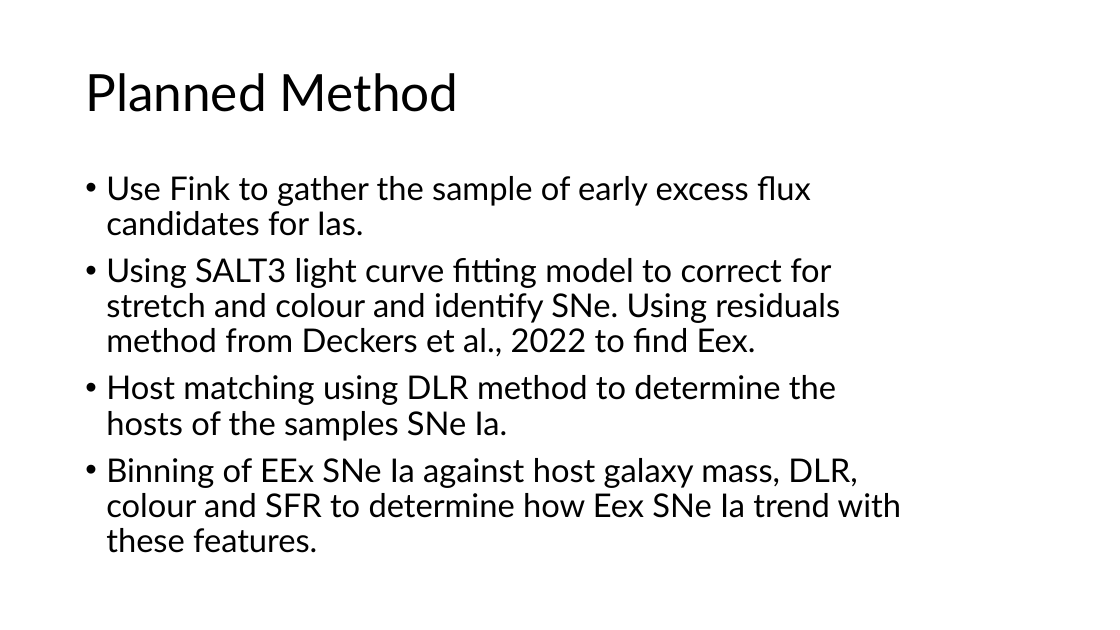
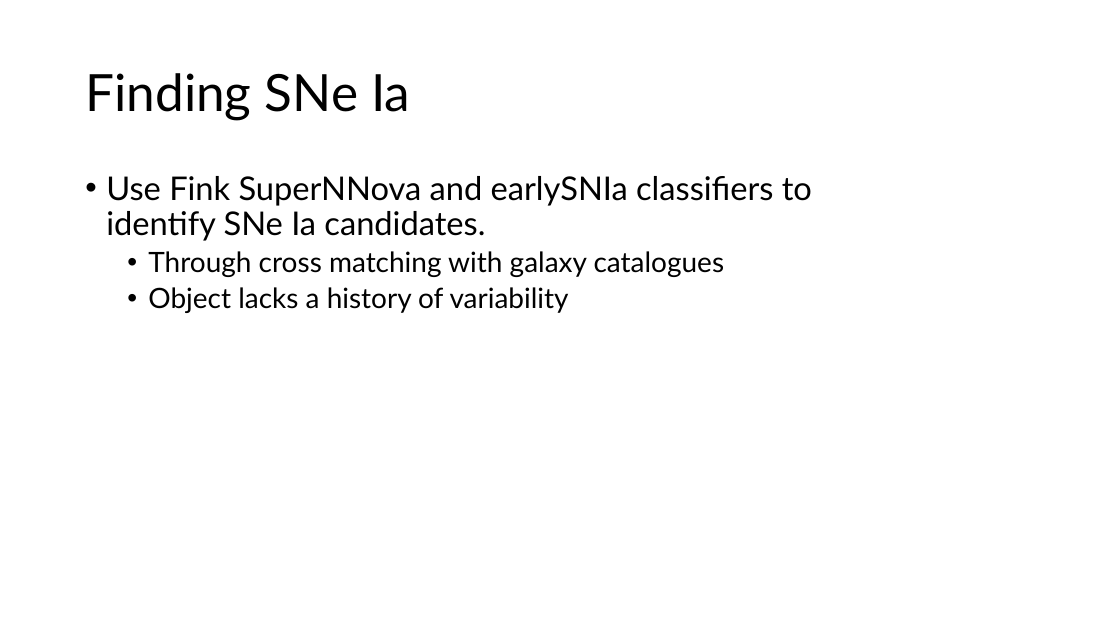
Before and after one commit to Webd0g/Honours_Project, a slide deck: slide 7 of Oral_presentation/Oral_Presentation.pptx (slide 13 before the commit). Drawn at 1120x630 pixels with LibreOffice and Linux fonts; fonts in the diff are those of the drawing; background and template pictures are left out. Boxes give left, top, right and bottom in pixels: in the first picture for what was removed or moved away, otherwise in the second. Text is boxed around its words. In the diff, an @@ line names an element or a change of style, - is before the commit and + after.

Commit message:
29/04/2026: Made edits to slides for the oral presentation of literature review and project proposal started finding extra-galactic candidates using Fink API

```diff
--- a/Oral_presentation/Oral_Presentation.pptx
+++ b/Oral_presentation/Oral_Presentation.pptx
@@ title at <box>85,73,410,120</box>: text changed @@
-Planned Method
+Finding SNe Ia
@@ text at <box>106,176,812,313</box>: text changed; size 28 to 24 pt @@
-• Use Fink to gather the sample of early excess flux candidates for Ias.
-• Using SALT3 light curve fitting model to correct for stretch and colour and identify SNe. Using residuals method from Deckers et al., 2022 to find Eex.
-• Host matching using DLR method to determine the hosts of the samples SNe Ia.
-• Binning of EEx SNe Ia against host galaxy mass, DLR, colour and SFR to determine how Eex SNe Ia trend with these features.
+• Use Fink SuperNNova and earlySNIa classifiers to identify SNe Ia candidates.
+  • Through cross matching with galaxy catalogues
+  • Object lacks a history of variability
```
Also in this commit, not shown: 3 other slides changed, 4 slides added, 8 slides removed, 12 other files.
